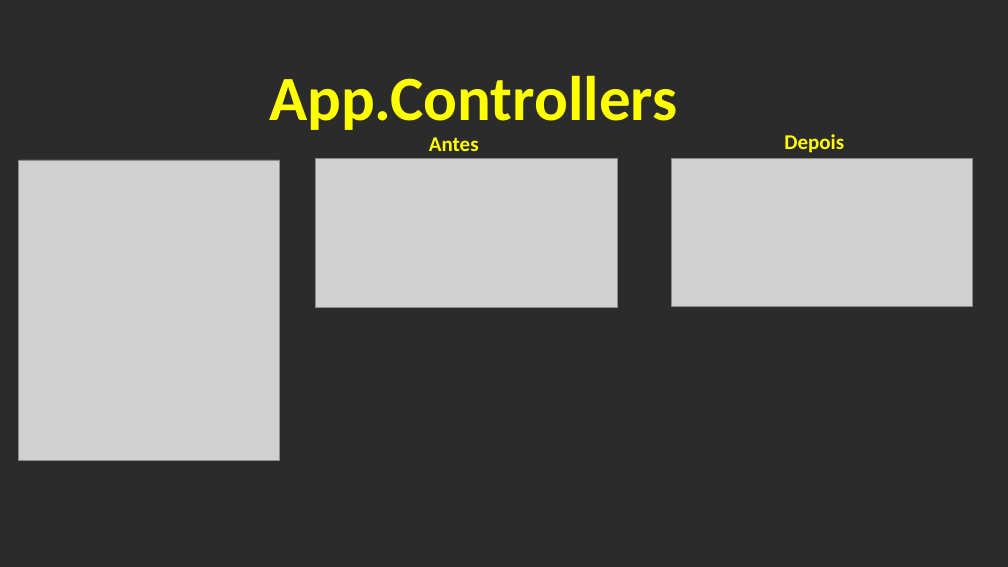
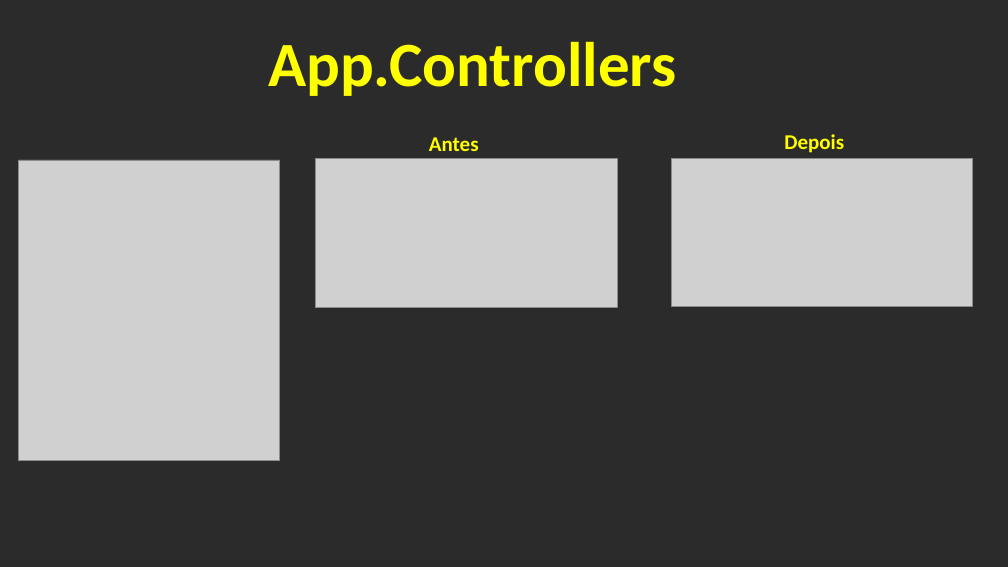
Before and after one commit to lindembergz/guararapes_PRI, a slide deck: slide 4 of Apresentação2.pptx (slide 2 before the commit). Drawn at 1008x567 pixels with LibreOffice and Linux fonts; fonts in the diff are those of the drawing; grey boxes stand for pictures; background and template pictures are left out; a plain dark background stands for a picture behind light text. Boxes give left, top, right and bottom in pixels: in the first picture for what was removed or moved away, otherwise in the second. Text is boxed around its words. In the diff, an @@ line names an element or a change of style, - is before the commit and + after.

```diff
--- a/Apresentação2.pptx
+++ b/Apresentação2.pptx
@@ text "App.Controllers": place and size @@
-text "App.Controllers" at [269,75,677,130]
+text "App.Controllers" at [268,41,676,96]
```
Also in this commit, not shown: 1 other slide changed, 1 slide added, 1 slide removed.
